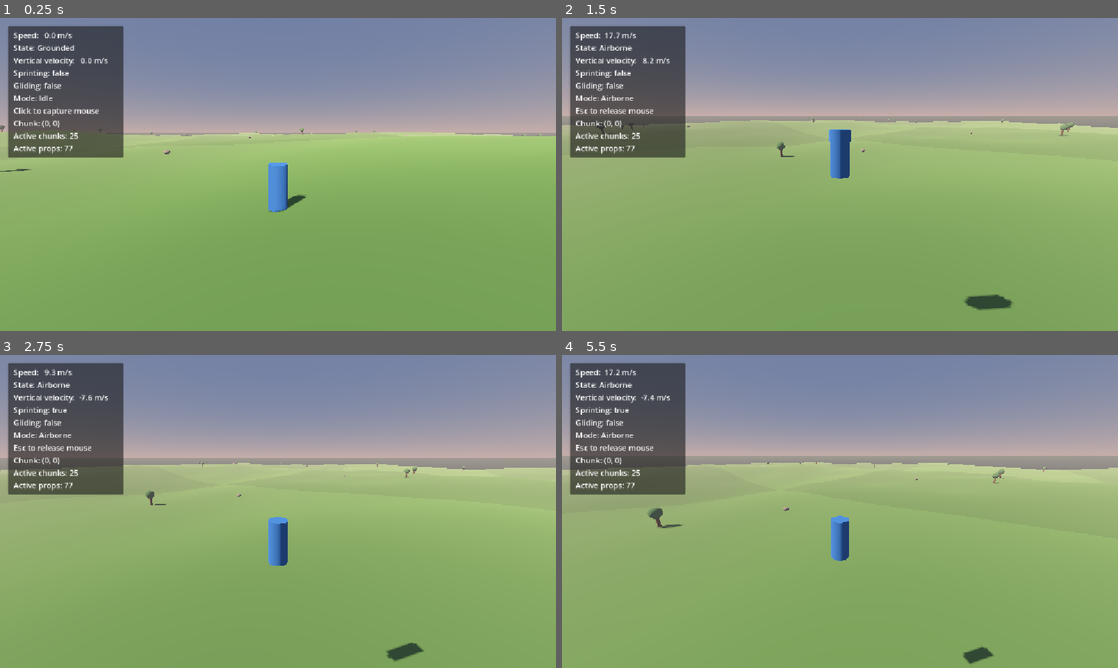
Above: before the commit, frames 1-4 (two rows, left to right).
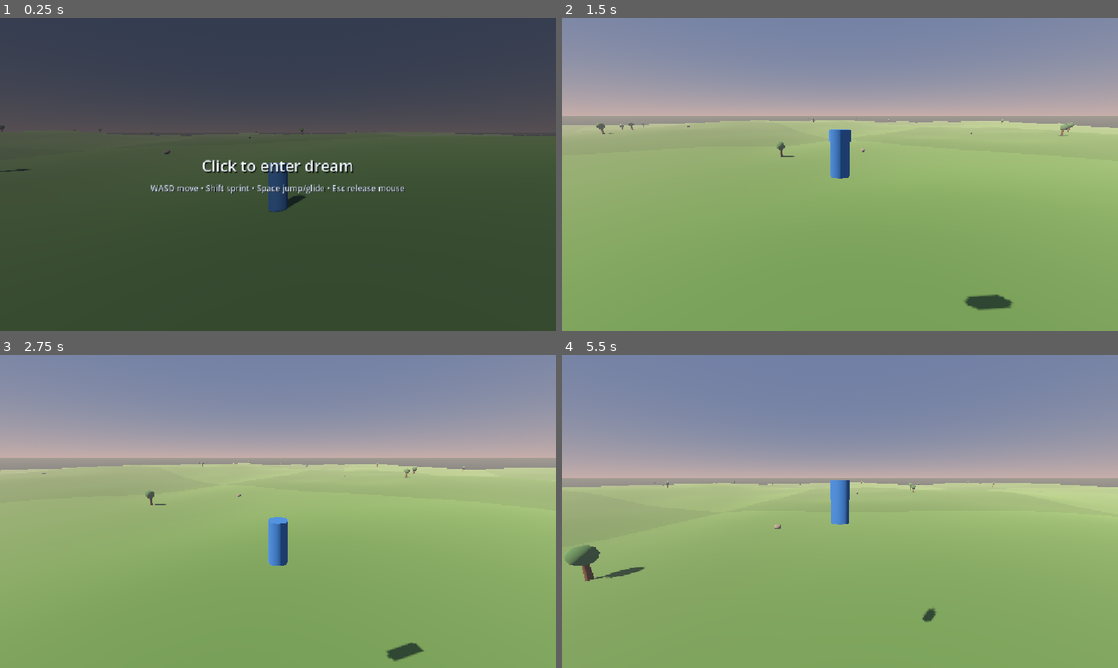
Above: after the commit, the same moments.

Repository: nimanimanima-rgb/DreamRunner
Game: Godot game, scene res://scenes/Game.tscn
Two runs of this game, one before a commit and one after it. Both use one fixed random seed, a clock stepped at 60 frames per second and the inputs below.
Inputs (mouse positions are in pixels of both pictures, inside the frame that each line leads up to):
- Up to frame 1 (0.25 s): no input
- Up to frame 2 (1.5 s): tap Enter at 0.5 s; move the mouse to (962, 158) at 0.52 s; hold D (move_right) 0.53-1.28 s; hold Shift (sprint) 0.53-1.28 s; click (962, 158) at 0.67 s; tap Space (jump) at 0.77, 0.8, 1.07, 1.35 s; move the mouse to (812, 174) at 1.27 s; hold W (move_forward) from 1.28 s (still down); click (812, 174) at 1.42 s
- Up to frame 3 (2.75 s): keep holding W (move_forward); tap Space (jump) at 1.52, 1.82, 2.3 s; tap Shift (sprint) at 1.55 s; move the mouse to (289, 505) at 2.02 s; hold Shift (sprint) from 2.03 s (still down); click (289, 505) at 2.17 s
- Up to frame 4 (5.5 s): keep holding W (move_forward); move the mouse to (834, 517) at 2.77 s; release Shift (sprint) at 2.78 s; tap Shift (sprint) at 2.85, 4.35 s; click (834, 517) at 2.92 s; tap Space (jump) at 3.02, 3.32, 4.52, 4.82, 5.3 s; move the mouse to (878, 514) at 3.52 s; hold Space (jump) 3.53-4.28 s; click (878, 514) at 3.67 s; tap R (reset_player, bound only after the commit) at 4.15 s; move the mouse to (795, 508) at 4.27 s; click (795, 508) at 4.42 s; move the mouse to (845, 511) at 5.02 s; hold Shift (sprint) from 5.03 s (still down); click (845, 511) at 5.17 s

The runs differ from the first frame. In frame 1, 93% of the frame differs, in the area x 0-100%, y 0-100%; in frame 2, 8.5%; in frame 3, 8.5%; in frame 4, 23%.

Commit message:
Add game presentation pass

Diff:
--- a/project.godot
+++ b/project.godot
@@ -52,6 +52,11 @@
 "events": [Object(InputEventKey,"resource_local_to_scene":false,"resource_name":"","device":-1,"window_id":0,"alt_press …(195 unchanged characters)…
 ]
 }
+reset_player={
+"deadzone": 0.2,
+"events": [Object(InputEventKey,"resource_local_to_scene":false,"resource_name":"","device":-1,"window_id":0,"alt_pressed":false,"shift_pressed":false,"ctrl_pressed":false,"meta_pressed":false,"pressed":false,"keycode":0,"physical_keycode":82,"key_label":0,"unicode":114,"location":0,"echo":false,"script":null)
+]
+}
 
 [physics]
 
--- a/scenes/Game.tscn
+++ b/scenes/Game.tscn
@@ -3,6 +3,7 @@
 [ext_resource type="Script" uid="uid://bile5wvaam3yq" path="res://scripts/player_controller.gd" id="1_player"]
 [ext_resource type="Script" uid="uid://c3d0yp7lwq8fe" path="res://scripts/terrain_chunk_manager.gd" id="2_terrain"]
 [ext_resource type="Script" uid="uid://bnv4pyccmhbrw" path="res://scripts/debug_hud.gd" id="3_hud"]
+[ext_resource type="Script" path="res://scripts/start_overlay.gd" id="4_overlay"]
 
 [sub_resource type="StandardMaterial3D" id="PlayerMaterial"]
 albedo_color = Color(0.18, 0.42, 0.68, 1)
@@ -80,6 +81,7 @@
 environment = SubResource("Environment")
 
 [node name="DebugHUD" type="CanvasLayer" parent="."]
+visible = false
 script = ExtResource("3_hud")
 player_path = NodePath("../Player")
 terrain_manager_path = NodePath("../TerrainManager")
@@ -112,3 +114,51 @@
 Chunk: (0, 0)
 Active chunks: 25
 Active props: 0"
+
+[node name="StartOverlay" type="CanvasLayer" parent="."]
+layer = 10
+script = ExtResource("4_overlay")
+
+[node name="Backdrop" type="ColorRect" parent="StartOverlay"]
+mouse_filter = 2
+anchors_preset = 15
+anchor_right = 1.0
+anchor_bottom = 1.0
+grow_horizontal = 2
+grow_vertical = 2
+color = Color(0.025, 0.04, 0.075, 0.58)
+
+[node name="CenterContainer" type="CenterContainer" parent="StartOverlay"]
+mouse_filter = 2
+anchors_preset = 15
+anchor_right = 1.0
+anchor_bottom = 1.0
+grow_horizontal = 2
+grow_vertical = 2
+
+[node name="Message" type="VBoxContainer" parent="StartOverlay/CenterContainer"]
+mouse_filter = 2
+layout_mode = 2
+theme_override_constants/separation = 12
+
+[node name="Title" type="Label" parent="StartOverlay/CenterContainer/Message"]
+mouse_filter = 2
+layout_mode = 2
+theme_override_colors/font_color = Color(0.94, 0.97, 1, 1)
+theme_override_colors/font_shadow_color = Color(0, 0, 0, 0.7)
+theme_override_constants/shadow_offset_x = 2
+theme_override_constants/shadow_offset_y = 2
+theme_override_font_sizes/font_size = 32
+text = "Click to enter dream"
+horizontal_alignment = 1
+
+[node name="Controls" type="Label" parent="StartOverlay/CenterContainer/Message"]
+mouse_filter = 2
+layout_mode = 2
+theme_override_colors/font_color = Color(0.82, 0.88, 0.95, 1)
+theme_override_colors/font_shadow_color = Color(0, 0, 0, 0.7)
+theme_override_constants/shadow_offset_x = 1
+theme_override_constants/shadow_offset_y = 1
+theme_override_font_sizes/font_size = 17
+text = "WASD move • Shift sprint • Space jump/glide • Esc release mouse"
+horizontal_alignment = 1
--- a/scripts/debug_hud.gd
+++ b/scripts/debug_hud.gd
@@ -11,6 +11,9 @@
 
 
 func _process(_delta: float) -> void:
+	if not visible:
+		return
+
 	var horizontal_speed := Vector2(player.velocity.x, player.velocity.z).length()
 	var movement_state := "Grounded" if player.is_on_floor() else "Airborne"
 	var sprinting := Input.is_action_pressed("sprint") and horizontal_speed > 0.1
@@ -51,3 +54,9 @@
 		+ mouse_hint
 		+ terrain_text
 	)
+
+
+func _unhandled_input(event: InputEvent) -> void:
+	if event is InputEventKey and event.pressed and not event.echo and event.keycode == KEY_F3:
+		visible = not visible
+		get_viewport().set_input_as_handled()
--- a/scripts/player_controller.gd
+++ b/scripts/player_controller.gd
@@ -43,11 +43,15 @@
 var target_pitch: float = pitch
 var yaw: float = 0.0
 var target_yaw: float = 0.0
+var starting_transform: Transform3D
+var starting_pitch: float
 
 
 func _ready() -> void:
 	safe_margin = 0.001
 	floor_snap_length = 0.45
+	starting_transform = global_transform
+	starting_pitch = pitch
 
 	var initial_camera_position := camera_pivot.global_position
 	camera_pivot.top_level = true
@@ -69,6 +73,11 @@
 
 
 func _input(event: InputEvent) -> void:
+	if event.is_action_pressed("reset_player"):
+		reset_to_start()
+		get_viewport().set_input_as_handled()
+		return
+
 	if event.is_action_pressed("ui_cancel"):
 		Input.set_mouse_mode(Input.MOUSE_MODE_VISIBLE)
 		get_viewport().set_input_as_handled()
@@ -93,6 +102,19 @@
 			deg_to_rad(min_pitch_degrees),
 			deg_to_rad(max_pitch_degrees)
 		)
+
+
+func reset_to_start() -> void:
+	global_transform = starting_transform
+	velocity = Vector3.ZERO
+	yaw = starting_transform.basis.get_euler().y
+	target_yaw = yaw
+	pitch = starting_pitch
+	target_pitch = pitch
+	camera_pivot.global_position = global_position + Vector3.UP * camera_height
+	camera_pivot.global_rotation = Vector3(pitch, yaw, 0.0)
+	reset_physics_interpolation()
+	camera_pivot.reset_physics_interpolation()
 
 
 func _process(delta: float) -> void:
--- /dev/null
+++ b/scripts/start_overlay.gd
@@ -0,0 +1,5 @@
+extends CanvasLayer
+
+
+func _process(_delta: float) -> void:
+	visible = Input.get_mouse_mode() != Input.MOUSE_MODE_CAPTURED
Not shown, added: scripts/start_overlay.gd.uid
